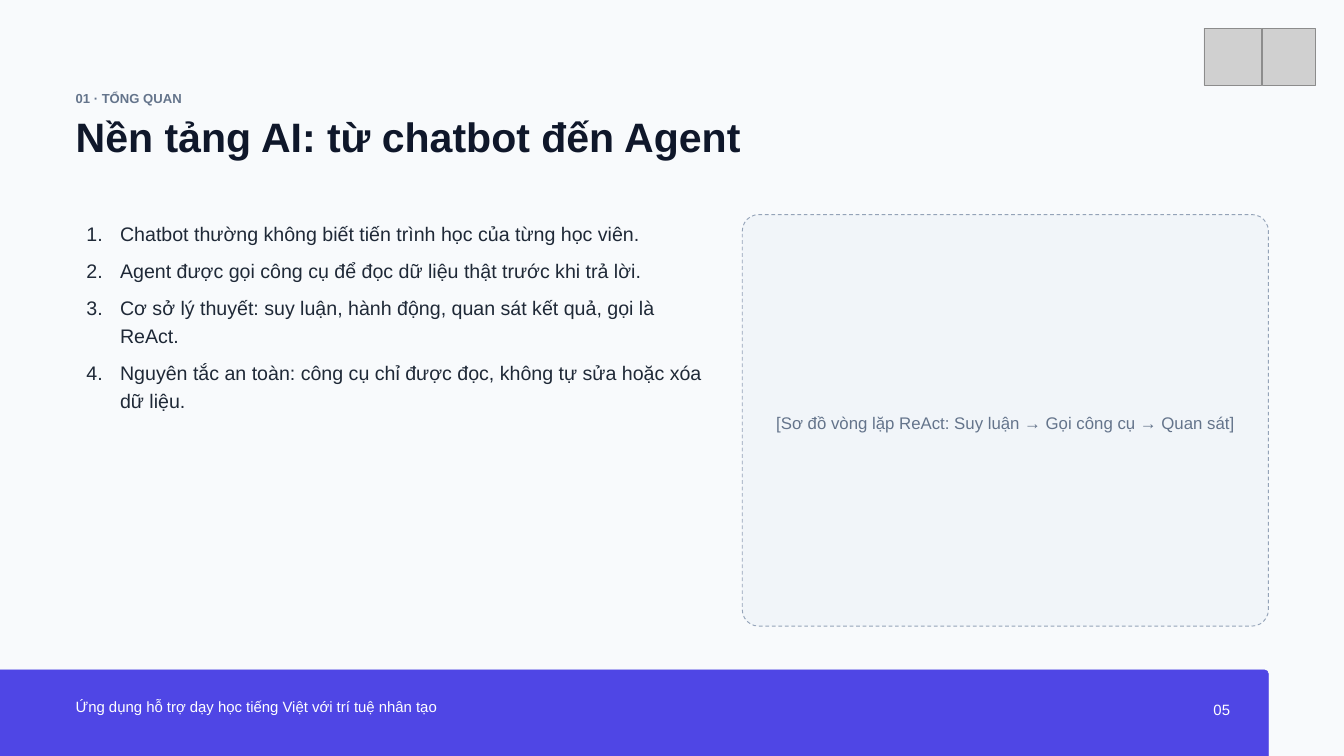
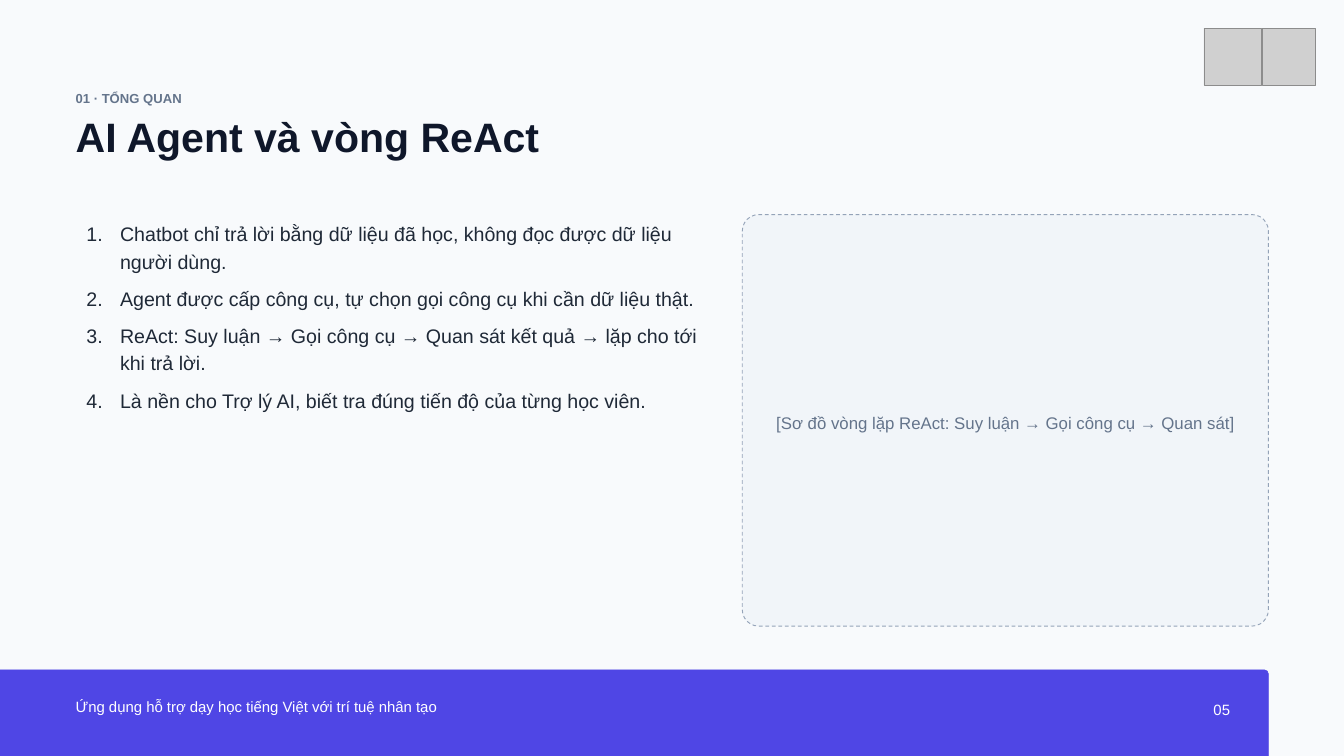
Before and after one commit to PhuVinhAI/LinVNix, a slide deck: slide 5 of BaoCao/kl-da22ttc-nguyenhuynhphuvinh-110122203-linvnix.pptx. Drawn at 1344x756 pixels with LibreOffice and Linux fonts; fonts in the diff are those of the drawing; grey boxes stand for pictures. Boxes give left, top, right and bottom in pixels: in the first picture for what was removed or moved away, otherwise in the second. Text is boxed around its words. In the diff, an @@ line names an element or a change of style, - is before the commit and + after.

```diff
--- a/BaoCao/kl-da22ttc-nguyenhuynhphuvinh-110122203-linvnix.pptx
+++ b/BaoCao/kl-da22ttc-nguyenhuynhphuvinh-110122203-linvnix.pptx
@@ text at <box>76,122,540,161</box>: text changed @@
-Nền tảng AI: từ chatbot đến Agent
+AI Agent và vòng ReAct
@@ text at <box>120,226,697,412</box>: text changed @@
-1. Chatbot thường không biết tiến trình học của từng học viên.
-2. Agent được gọi công cụ để đọc dữ liệu thật trước khi trả lời.
-3. Cơ sở lý thuyết: suy luận, hành động, quan sát kết quả, gọi là ReAct.
-4. Nguyên tắc an toàn: công cụ chỉ được đọc, không tự sửa hoặc xóa dữ liệu.
+1. Chatbot chỉ trả lời bằng dữ liệu đã học, không đọc được dữ liệu người dùng.
+2. Agent được cấp công cụ, tự chọn gọi công cụ khi cần dữ liệu thật.
+3. ReAct: Suy luận → Gọi công cụ → Quan sát kết quả → lặp cho tới khi trả lời.
+4. Là nền cho Trợ lý AI, biết tra đúng tiến độ của từng học viên.
```
Also in this commit, not shown: 9 other slides changed.
